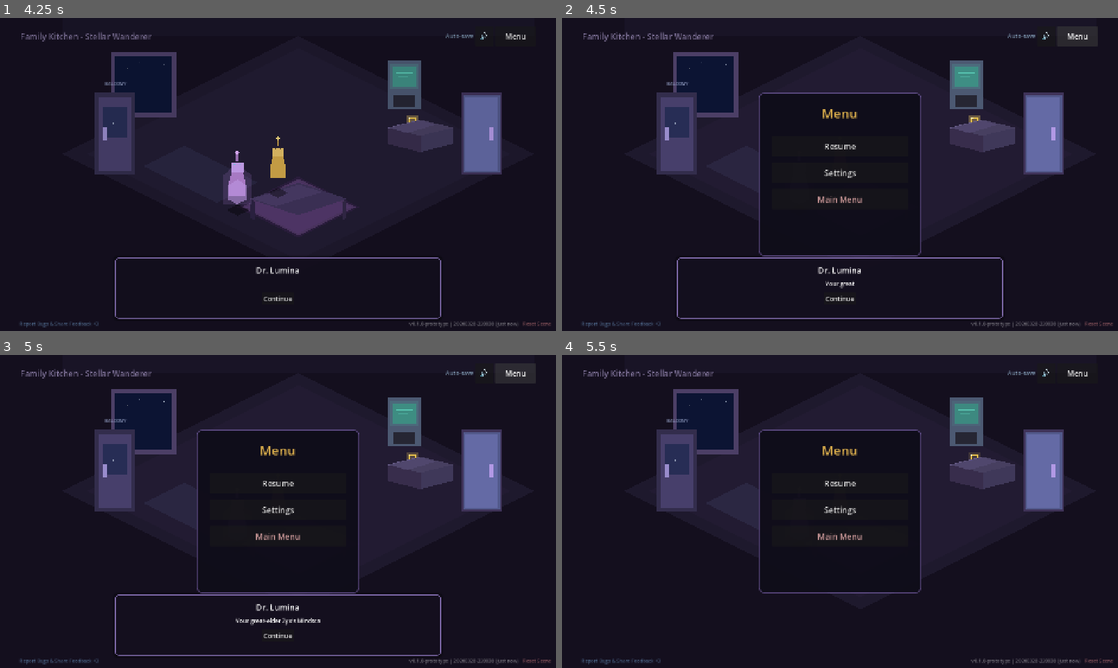
Above: before the commit, frames 1-4 (two rows, left to right).
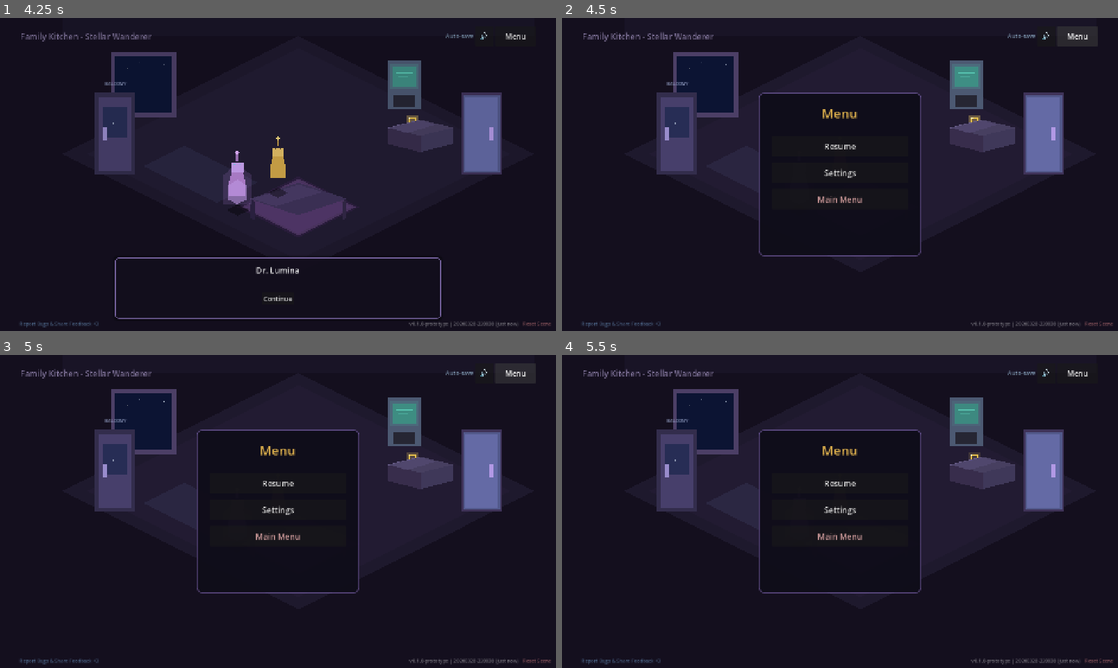
Above: after the commit, the same moments.

Repository: goacto/goacto-game
Game: Godot game, scene res://scenes/main_menu/main_menu.tscn
Two runs of this game, one before a commit and one after it. Both use one fixed random seed, a clock stepped at 60 frames per second and the inputs below. Sound files missing from this copy of the repository are replaced by a short silence.
Inputs (mouse positions are in pixels of both pictures, inside the frame that each line leads up to):
- Up to frame 1 (4.25 s): click "Begin Journey" at 0.5 s; click "Skip" at 1.25 s; click "Skip" at 2 s; click "Skip" at 2.75 s; click (278, 174) at 3.5 s
- Up to frame 2 (4.5 s): click "Menu" at 4.25 s
- Up to frame 3 (5 s): no input
- Up to frame 4 (5.5 s): click (840, 636) at 5 s, where only the run before the commit has a clickable "Continue"

Frame 1 is identical in both runs. In frame 2, 0.8% of the frame differs, in the area x 20-80%, y 76-97%; in frame 3, 0.9%; in frame 4, nothing differs.

Commit message:
PR1 (2/5): telescope discoveries + zoom, analytics terminal crash, menu closes open dialogue (kitchen/hallway)

Diff:
--- a/godot/scenes/ship/hallway.gd
+++ b/godot/scenes/ship/hallway.gd
@@ -1283,6 +1283,12 @@
 	if pause_menu:
 		return
 
+	# The menu replaces any open dialogue/examine box: it must not draw over the menu
+	# or resume as a stale line after Settings.
+	if dialogue_panel and dialogue_panel.visible:
+		dialogue_callback = Callable()
+		_close_dialogue()
+
 	in_dialogue = true
 	interaction_prompt.visible = false
 
--- a/godot/scenes/ship/kitchen.gd
+++ b/godot/scenes/ship/kitchen.gd
@@ -1314,6 +1314,12 @@
 	if pause_menu:
 		return
 
+	# The menu replaces any open dialogue/examine box: it must not draw over the menu
+	# or resume as a stale line after Settings.
+	if dialogue_panel and dialogue_panel.visible:
+		dialogue_callback = Callable()
+		_close_dialogue()
+
 	in_dialogue = true
 	interaction_prompt.visible = false
 
--- a/godot/scenes/ship/observatory.gd
+++ b/godot/scenes/ship/observatory.gd
@@ -301,19 +301,48 @@
 	if pan_dir != Vector2.ZERO:
 		telescope_view_offset += pan_dir * pan_speed * delta
 		# Clamp to reasonable bounds (allows reaching all celestial objects)
-		telescope_view_offset.x = clamp(telescope_view_offset.x, -500, 500)
-		telescope_view_offset.y = clamp(telescope_view_offset.y, -450, 450)
-
-		# Update star container position
-		var star_container = telescope_panel.find_child("StarContainer", true, false)
-		if star_container:
-			star_container.position = Vector2(200, 175) + telescope_view_offset
+		telescope_view_offset.x = clamp(telescope_view_offset.x, -250, 250)
+		telescope_view_offset.y = clamp(telescope_view_offset.y, -220, 220)
+		_apply_telescope_transform()
+
+
+func _apply_telescope_transform() -> void:
+	if not telescope_panel:
+		return
+	var star_container = telescope_panel.find_child("StarContainer", true, false)
+	if star_container:
+		star_container.position = Vector2(200, 175) + telescope_view_offset
+		star_container.scale = Vector2.ONE * telescope_zoom
+
+
+func _zoom_telescope(step: float) -> void:
+	telescope_zoom = clamp(telescope_zoom + step, TELESCOPE_MIN_ZOOM, TELESCOPE_MAX_ZOOM)
+	_apply_telescope_transform()
+
+
+func _is_zoom_in_key(event: InputEventKey) -> bool:
+	return event.keycode in [KEY_PLUS, KEY_EQUAL, KEY_KP_ADD]
+
+
+func _is_zoom_out_key(event: InputEventKey) -> bool:
+	return event.keycode in [KEY_MINUS, KEY_KP_SUBTRACT]
 
 
 func _input(event: InputEvent) -> void:
 	var viewport = get_viewport()
 	if viewport == null:
 		return
+
+	# +/- zoom while the telescope is open
+	if telescope_panel and event is InputEventKey and event.pressed:
+		if _is_zoom_in_key(event):
+			_zoom_telescope(0.25)
+			viewport.set_input_as_handled()
+			return
+		if _is_zoom_out_key(event):
+			_zoom_telescope(-0.25)
+			viewport.set_input_as_handled()
+			return
 
 	# ESC to close panels or open pause menu
 	if event.is_action_pressed("ui_cancel"):
@@ -471,6 +500,10 @@
 var telescope_view_offset: Vector2 = Vector2.ZERO
 var telescope_zoom: float = 1.0
 var telescope_discovered: Array = []  # Track discovered objects
+## Sky coordinates are authored on a ~1000px canvas; scale them into the 400x350 scope.
+const TELESCOPE_SKY_SCALE := 0.32
+const TELESCOPE_MIN_ZOOM := 0.6
+const TELESCOPE_MAX_ZOOM := 2.5
 
 const CELESTIAL_OBJECTS = [
 	{"name": "Nebula Primordis", "type": "nebula", "pos": Vector2(380, 280), "color": Color(0.6, 0.3, 0.8), "desc": "A swirling cloud of cosmic dust where new stars are born."},
@@ -602,7 +635,7 @@
 func _create_celestial_object(data: Dictionary) -> Node2D:
 	var obj = Node2D.new()
 	obj.name = data.name.replace(" ", "_")
-	obj.position = data.pos
+	obj.position = data.pos * TELESCOPE_SKY_SCALE
 	obj.set_meta("celestial_data", data)
 
 	var is_discovered = data.name in telescope_discovered
@@ -668,10 +701,11 @@
 	# Add interaction area
 	var btn = Button.new()
 	btn.flat = true
-	btn.custom_minimum_size = Vector2(50, 50)
-	btn.position = Vector2(-25, -25)
+	btn.custom_minimum_size = Vector2(56, 56)
+	btn.position = Vector2(-28, -28)
 	btn.mouse_default_cursor_shape = Control.CURSOR_POINTING_HAND
-	btn.pressed.connect(func(): _discover_celestial(data))
+	# Deferred: the handler closes the panel, which must not free this button mid-signal.
+	btn.pressed.connect(func(): _discover_celestial.call_deferred(data))
 	obj.add_child(btn)
 
 	# Label if discovered
@@ -715,6 +749,7 @@
 		telescope_panel.queue_free()
 		telescope_panel = null
 	telescope_view_offset = Vector2.ZERO
+	telescope_zoom = 1.0
 	in_dialogue = false
 
 
@@ -1106,7 +1141,7 @@
 	# Create the Focus Analytics terminal visual
 	var terminal = Node2D.new()
 	terminal.name = "FocusAnalyticsTerminal"
-	terminal.position = object_positions["FocusAnalytics"]
+	terminal.position = object_positions.get("FocusAnalytics", Vector2(-250, 60))
 	isometric_base.add_child(terminal)
 
 	# Terminal base/stand
@@ -1271,6 +1306,12 @@
 func _open_pause_menu() -> void:
 	if pause_menu:
 		return
+
+	# The menu replaces any open dialogue/examine box: it must not draw over the menu
+	# or resume as a stale line after Settings.
+	if dialogue_panel and dialogue_panel.visible:
+		dialogue_callback = Callable()
+		_close_dialogue()
 
 	pause_menu = PanelContainer.new()
 	pause_menu.name = "PauseMenu"
--- a/godot/scenes/ship/ship_scene_base.gd
+++ b/godot/scenes/ship/ship_scene_base.gd
@@ -495,6 +495,12 @@
 func _open_pause_menu() -> void:
 	if pause_menu:
 		return
+
+	# The menu replaces any open dialogue/examine box: it must not draw over the menu
+	# or resume as a stale line after Settings.
+	if dialogue_panel and dialogue_panel.visible:
+		dialogue_callback = Callable()
+		_close_dialogue()
 
 	in_dialogue = true
 	if interaction_prompt:
